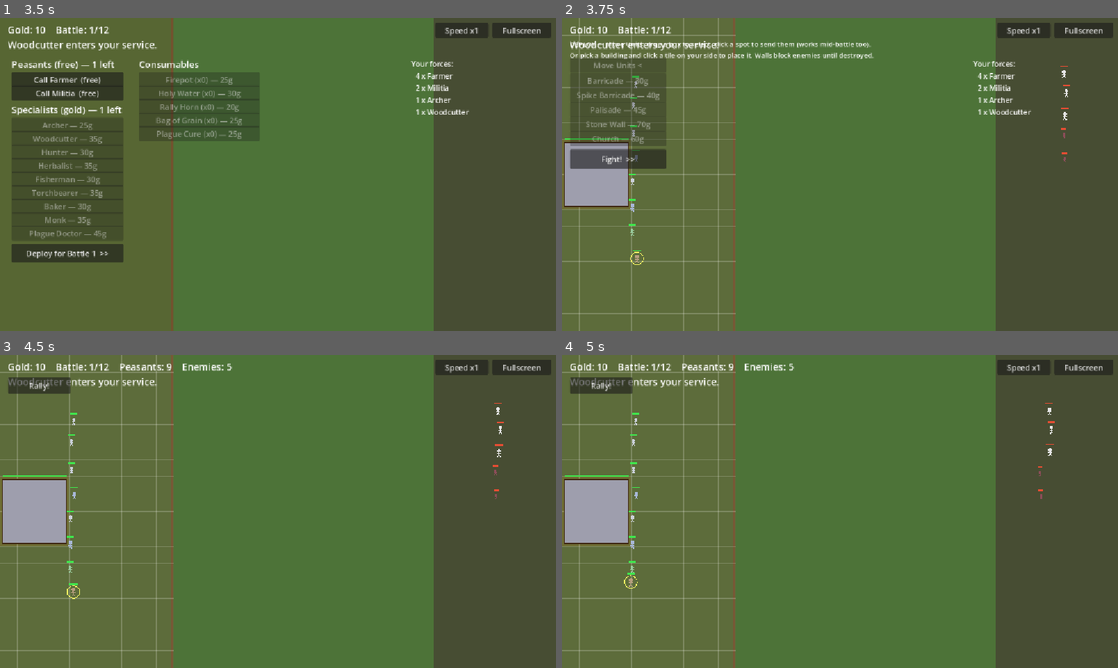
Above: before the commit, frames 1-4 (two rows, left to right).
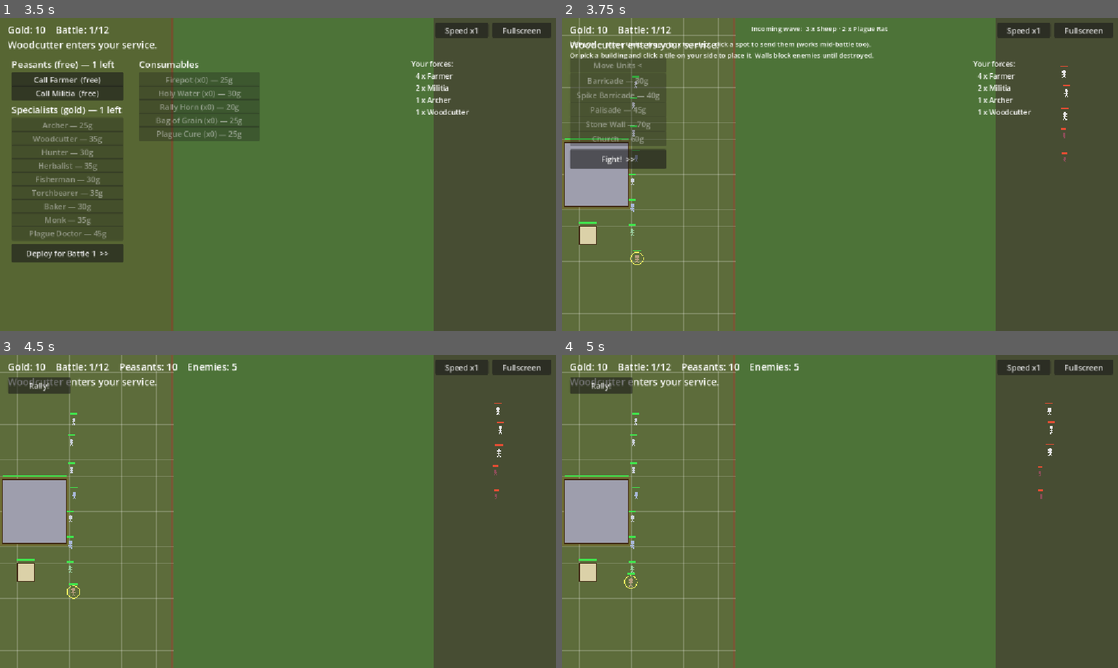
Above: after the commit, the same moments.

Repository: Jazzboy2567/protect-your-plot
Game: Godot game, scene res://Main.tscn
Two runs of this game, one before a commit and one after it. Both use one fixed random seed, a clock stepped at 60 frames per second and the inputs below.
Inputs:
- Up to frame 1 (3.5 s): click "Call Farmer (free)" at 0.5 s; click "Call Militia (free)" at 1.25 s; click "Archer — 25g" at 2 s; click "Woodcutter — 35g" at 2.75 s
- Up to frame 2 (3.75 s): click "Deploy for Battle 1 >>" at 3.5 s
- Up to frame 3 (4.5 s): click "Fight! >>" at 4.25 s
- Up to frame 4 (5 s): no input

Frame 1 is identical in both runs. In frame 2, 0.4% of the frame differs, in the area x 3-59%, y 2-73%; in frame 3, 0.4%; in frame 4, 0.4%.

Commit message:
Fix deploy/UX bugs: click-through, deploy clamp, start church, telegraph
- Labels no longer intercept mouse clicks (mouse_filter IGNORE), so you can
  always select a unit under on-screen text
- Deploy move-orders clamp to your own side of the fence; units only advance
  once the battle starts (no more placing troops next to enemies)
- You now start with a Church placed near the castle (revives 1 unit/battle)
- Deploy screen telegraphs the incoming wave's composition

Menu-overlap / pop-up rework is deferred to the recruit/shop redesign per
the published mockups. Validated against Godot 4.7.2, no errors.

Co-Authored-By: Claude Opus 4.8 <noreply@anthropic.com>

Diff:
--- a/scripts/Main.gd
+++ b/scripts/Main.gd
@@ -100,6 +100,7 @@
 	top_label = Label.new()
 	top_label.position = Vector2(16, 10)
 	top_label.add_theme_font_size_override("font_size", 20)
+	top_label.mouse_filter = Control.MOUSE_FILTER_IGNORE
 	hud.add_child(top_label)
 
 	panel = Control.new()
@@ -131,7 +132,7 @@
 	ctrl_full.pressed.connect(_toggle_fullscreen)
 	hud.add_child(ctrl_full)
 
-	buildings = [{"id": "castle", "gx": CASTLE_GX, "gy": CASTLE_GY}]
+	buildings = [{"id": "castle", "gx": CASTLE_GX, "gy": CASTLE_GY}, {"id": "church", "gx": 1, "gy": 12}]
 	show_shop()
 
 func is_fighting() -> bool:
@@ -247,7 +248,7 @@
 	peasant_recruits = RECRUIT_CAP
 	specialist_recruits = RECRUIT_CAP
 	dead_this_battle = []
-	buildings = [{"id": "castle", "gx": CASTLE_GX, "gy": CASTLE_GY}]
+	buildings = [{"id": "castle", "gx": CASTLE_GX, "gy": CASTLE_GY}, {"id": "church", "gx": 1, "gy": 12}]
 	_build_sel = ""
 	info_text = ""
 	show_shop()
@@ -532,7 +533,9 @@
 	if sel.is_empty():
 		return
 	var cp := pos
-	cp.x = clampf(cp.x, 24.0, 880.0)
+	# During deploy, keep units on your own side; they may advance once fighting.
+	var max_x := (FENCE_X - 12.0) if phase == Phase.DEPLOY else 880.0
+	cp.x = clampf(cp.x, 24.0, max_x)
 	cp.y = clampf(cp.y, 24.0, ARENA.y - 20.0)
 	var i := 0
 	for p in sel:
@@ -637,7 +640,17 @@
 	l.text = text
 	l.position = Vector2(x, y)
 	l.add_theme_font_size_override("font_size", 19)
+	l.mouse_filter = Control.MOUSE_FILTER_IGNORE
 	panel.add_child(l)
+
+func _wave_summary(n: int) -> String:
+	var counts := {}
+	for id in GameData.generate_wave(n):
+		counts[id] = int(counts.get(id, 0)) + 1
+	var parts: Array = []
+	for id in counts:
+		parts.append("%d x %s" % [counts[id], GameData.UNITS[id]["name"]])
+	return " · ".join(parts)
 
 func _build_deploy_ui() -> void:
 	_clear_panel()
@@ -645,7 +658,15 @@
 	hint.text = "DEPLOY — Move Units: drag a box to select, click a spot to send them (works mid-battle too).\nOr pick a building and click a tile on your side to place it. Walls block enemies until destroyed."
 	hint.position = Vector2(16, 44)
 	hint.add_theme_font_size_override("font_size", 14)
+	hint.mouse_filter = Control.MOUSE_FILTER_IGNORE
 	panel.add_child(hint)
+
+	var tele := Label.new()
+	tele.text = "Incoming wave:  " + _wave_summary(battle_num)
+	tele.position = Vector2(392, 12)
+	tele.add_theme_font_size_override("font_size", 14)
+	tele.mouse_filter = Control.MOUSE_FILTER_IGNORE
+	panel.add_child(tele)
 
 	var bx := 16.0
 	var by := 82.0
@@ -701,6 +722,7 @@
 	al.text = atext
 	al.position = Vector2(ARENA.x - 300, 84)
 	al.add_theme_font_size_override("font_size", 15)
+	al.mouse_filter = Control.MOUSE_FILTER_IGNORE
 	panel.add_child(al)
 
 func _mk_button(text: String, pos: Vector2, size: Vector2, cb: Callable) -> Button:
